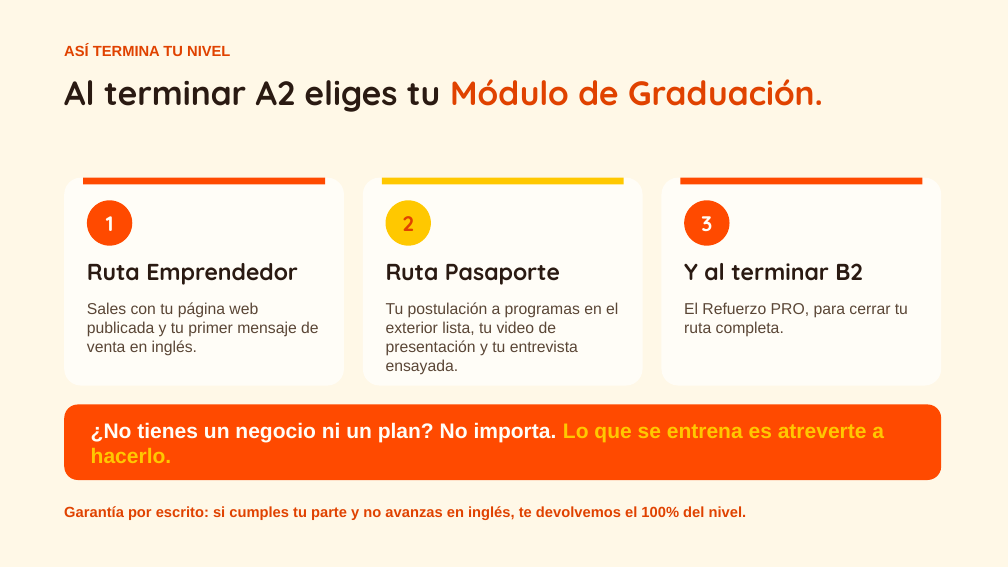
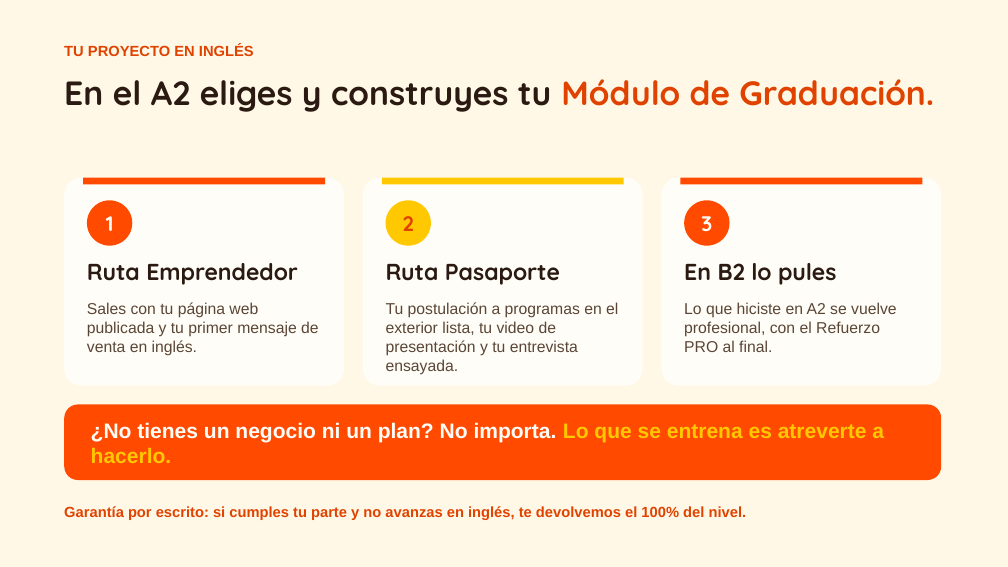
Before and after one commit to gomezrdiana/Plan-academico, a slide deck: slide 2 of recursos/comercial/productos/NICHO_COLEGIOS/SLIDES_COLEGIO_3.pptx. Drawn at 1008x567 pixels with LibreOffice and Linux fonts; fonts in the diff are those of the drawing. Boxes give left, top, right and bottom in pixels: in the first picture for what was removed or moved away, otherwise in the second. Text is boxed around its words. In the diff, an @@ line names an element or a change of style, - is before the commit and + after.

```diff
--- a/recursos/comercial/productos/NICHO_COLEGIOS/SLIDES_COLEGIO_3.pptx
+++ b/recursos/comercial/productos/NICHO_COLEGIOS/SLIDES_COLEGIO_3.pptx
@@ text at (64, 44, 254, 56): text changed @@
-ASÍ TERMINA TU NIVEL
+TU PROYECTO EN INGLÉS
@@ text at (64, 79, 934, 112): text changed @@
-Al terminar A2 eliges tu Módulo de Graduación.
+En el A2 eliges y construyes tu Módulo de Graduación.
@@ text at (684, 263, 836, 285): text changed @@
-Y al terminar B2
+En B2 lo pules
@@ text at (684, 302, 896, 352): text changed @@
-El Refuerzo PRO, para cerrar tu ruta completa.
+Lo que hiciste en A2 se vuelve profesional, con el Refuerzo PRO al final.
```
Also in this commit, not shown: 4 other files.
